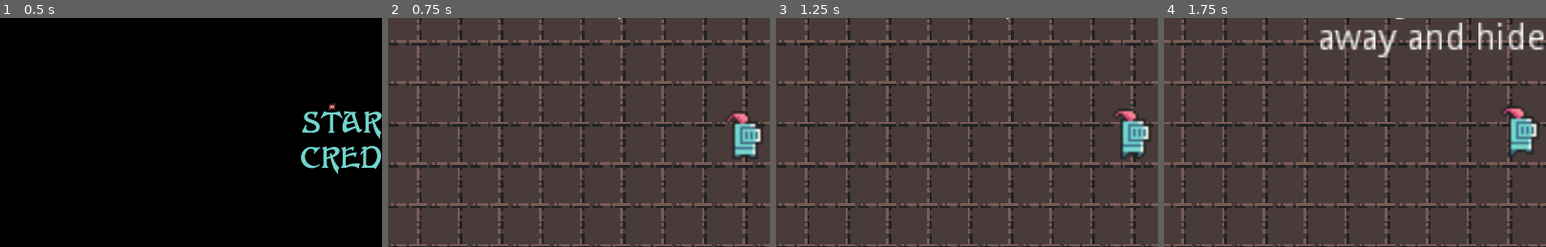
Above: before the commit, frames 1-4 (left to right).
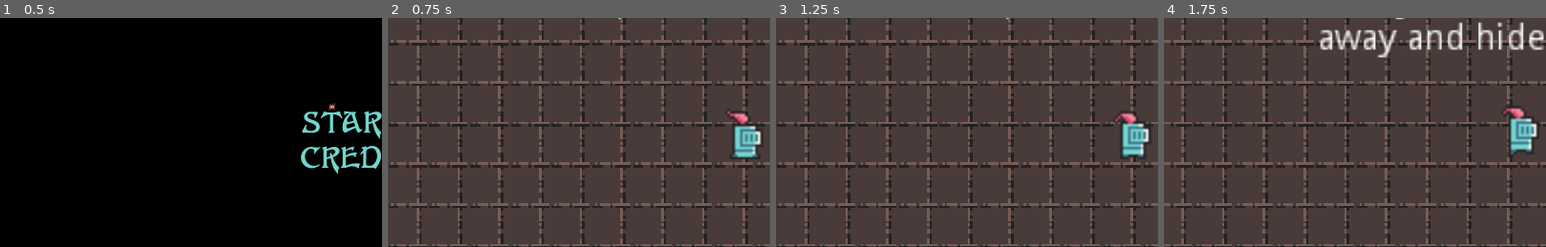
Above: after the commit, the same moments.

Repository: Narrop/Jame-Gam
Game: Godot game, scene res://scenes/menu/menu.tscn
Two runs of this game, one before a commit and one after it. Both use one fixed random seed, a clock stepped at 60 frames per second and the inputs below.
Inputs (mouse positions are % of the whole screen's width and height, from its top left):
- Up to frame 1 (0.5 s): no input
- Up to frame 2 (0.75 s): click "START" at 0.5 s
- Up to frame 3 (1.25 s): no input
- Up to frame 4 (1.75 s): tap Enter (ui_accept) at 1.25, 1.52 s; move the mouse to (72, 45) at 1.27 s; hold Right (ui_right) from 1.28 s (still down)
The pictures show only the part of the screen within x 3-53%, y 27-77%; the shares and areas given below are measured in that part.

Frame 1 is identical in both runs. In frame 2, 0.7% of the frame differs, in the area x 88-98%, y 40-62%; in frame 3, 0.8%, in the area x 88-98%, y 39-62%; in frame 4, nothing differs.

Commit message:
aze

Diff:
--- a/scenes/player/player.tscn
+++ b/scenes/player/player.tscn
@@ -59,7 +59,7 @@
 [node name="AnimatedSprite" type="AnimatedSprite" parent="."]
 frames = SubResource( 2 )
 animation = "standing"
-frame = 2
+frame = 1
 playing = true
 
 [node name="detector" type="Area2D" parent="."]
--- a/scenes/time/time.tscn
+++ b/scenes/time/time.tscn
@@ -40,7 +40,6 @@
 [node name="AnimatedSprite" type="AnimatedSprite" parent="."]
 frames = SubResource( 3 )
 animation = "running"
-frame = 3
 playing = true
 
 [node name="DetectRadius" type="Area2D" parent="."]
